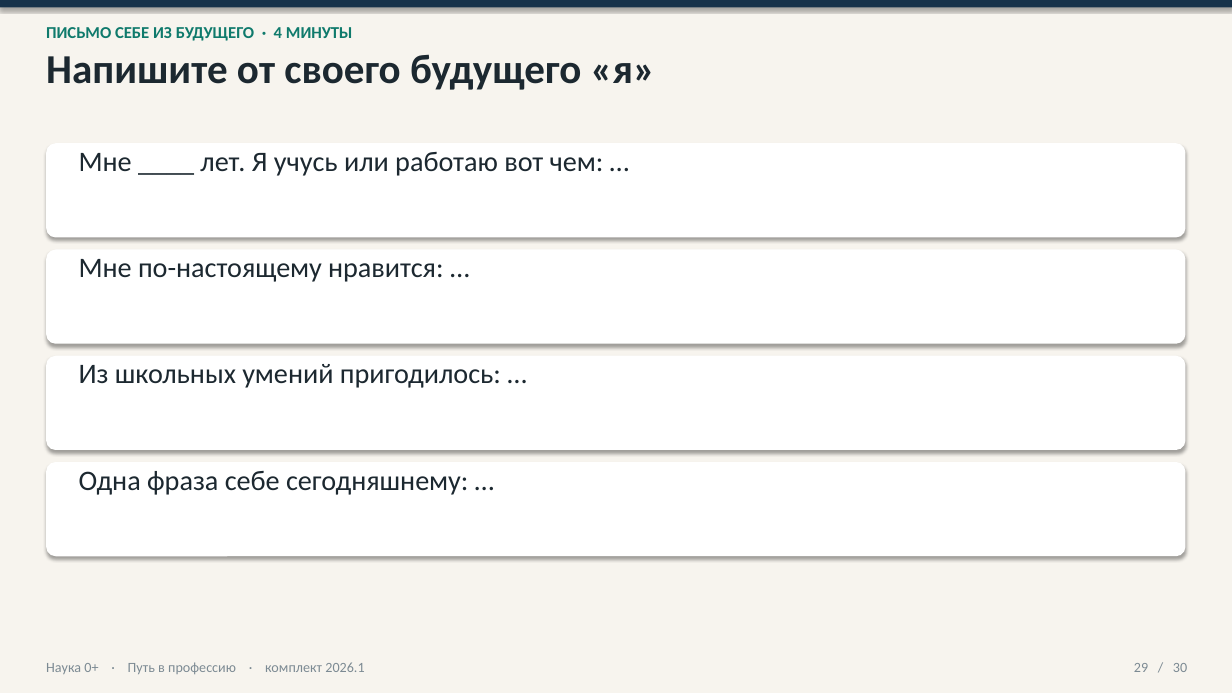
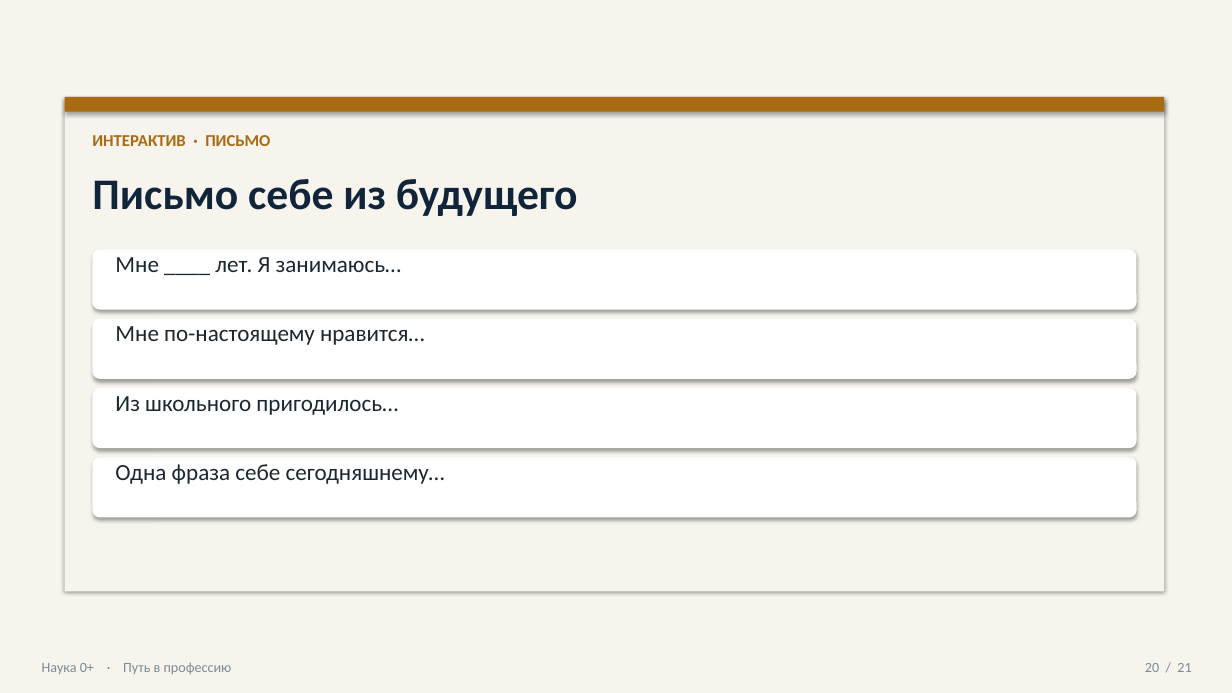
Before and after one commit to Sema917/-tourism, a slide deck: slide 20 of materials/Путь_в_профессию_презентация_60_минут.pptx (slide 29 before the commit). Drawn at 1232x693 pixels with LibreOffice and Linux fonts; fonts in the diff are those of the drawing; background and template pictures are left out. Boxes give left, top, right and bottom in pixels: in the first picture for what was removed or moved away, otherwise in the second. Text is boxed around its words. In the diff, an @@ line names an element or a change of style, - is before the commit and + after.

```diff
--- a/materials/Путь_в_профессию_презентация_60_минут.pptx
+++ b/materials/Путь_в_профессию_презентация_60_минут.pptx
@@ rectangle removed at (0, 0, 1232, 7) @@
@@ text removed at (46, 27, 353, 41) @@
-ПИСЬМО СЕБЕ ИЗ БУДУЩЕГО · 4 МИНУТЫ
@@ text removed at (46, 54, 656, 90) @@
-Напишите от своего будущего «я»
@@ rectangle added at (65, 97, 1165, 592), fill #F7F4EE @@
@@ rectangle added at (65, 97, 1165, 112), fill #A86B12 @@
@@ text added at (92, 135, 270, 146), 13 pt, text #A86B12, bold @@
+ИНТЕРАКТИВ · ПИСЬМО
@@ text at (92, 179, 577, 216): text changed; size 22 to 34 pt; text colour #1C2830 to #10243A; bold on @@
-Мне ____ лет. Я учусь или работаю вот чем: …
+Письмо себе из будущего
@@ rounded rectangle: place and size @@
-rounded rectangle at (46, 250, 1186, 344)
+rounded rectangle at (92, 250, 1137, 310)
@@ text added at (115, 257, 402, 272), 18 pt, text #1C2830 @@
+Мне ____ лет. Я занимаюсь…
@@ rounded rectangle: place and size @@
-rounded rectangle at (46, 356, 1186, 450)
+rounded rectangle at (92, 319, 1137, 379)
@@ text at (115, 326, 424, 345): text changed; size 22 to 18 pt @@
-Мне по-настоящему нравится: …
+Мне по-настоящему нравится…
@@ rounded rectangle: place and size @@
-rounded rectangle at (46, 462, 1186, 556)
+rounded rectangle at (92, 388, 1137, 448)
@@ text at (115, 396, 398, 415): text changed; size 22 to 18 pt @@
-Из школьных умений пригодилось: …
+Из школьного пригодилось…
@@ proportions changed in 4 elements at (92, 250, 1137, 310), (92, 319, 1137, 379), (92, 388, 1137, 448), (92, 457, 1137, 518) @@
@@ rounded rectangle: place and size @@
-rounded rectangle at (46, 143, 1186, 238)
+rounded rectangle at (92, 457, 1137, 518)
@@ text at (115, 464, 445, 484): text changed; size 22 to 18 pt @@
-Одна фраза себе сегодняшнему: …
+Одна фраза себе сегодняшнему…
@@ text at (42, 662, 232, 674): text changed @@
-Наука 0+ · Путь в профессию · комплект 2026.1
+Наука 0+ · Путь в профессию
@@ text at (1145, 663, 1191, 672): text changed @@
-29 / 30
+20 / 21
```
Also in this commit, not shown: 12 other slides changed, 8 slides added, 17 slides removed, 19 other files.
